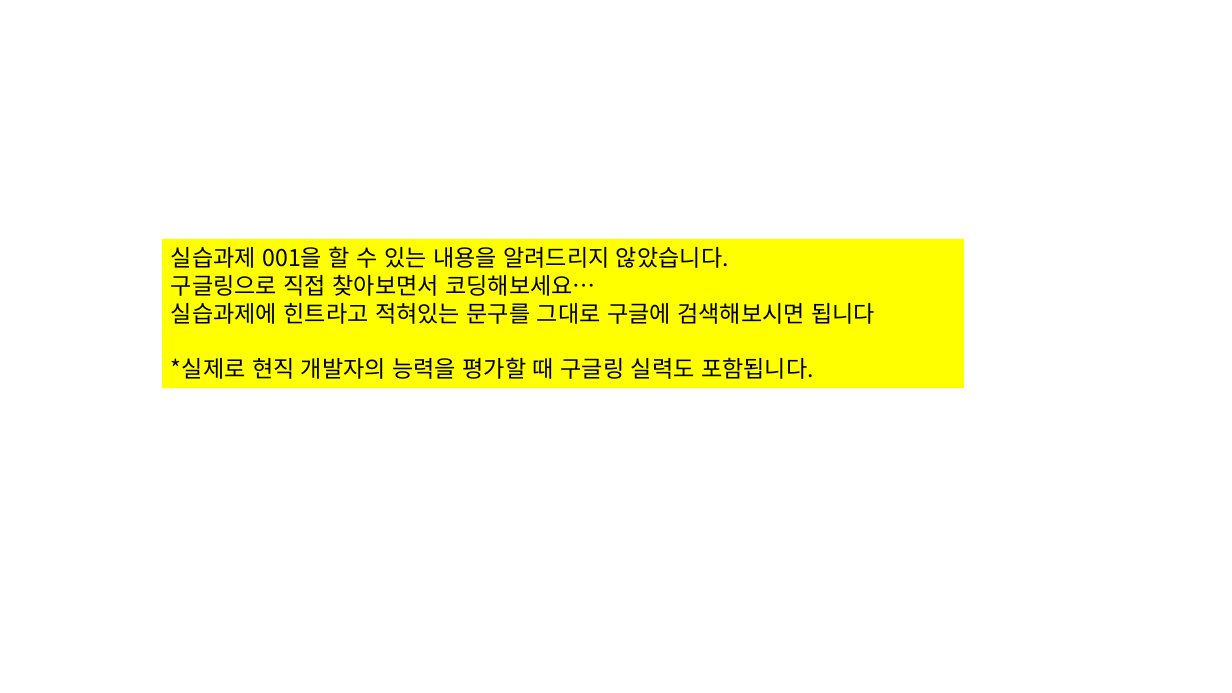
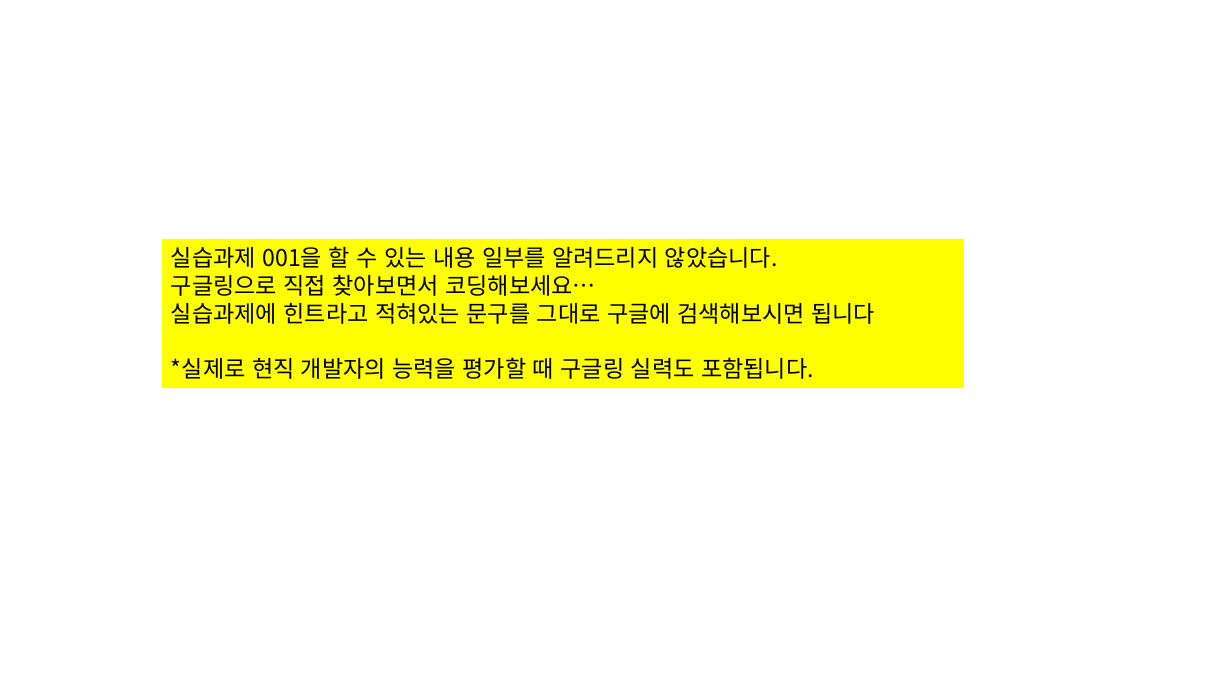
Before and after one commit to agohdasol/honors, a slide deck: slide 11 of 자습용 매뉴얼 200512.pptx (slide 10 before the commit). Drawn at 1232x693 pixels with LibreOffice and Linux fonts; fonts in the diff are those of the drawing. Boxes give left, top, right and bottom in pixels: in the first picture for what was removed or moved away, otherwise in the second. Text is boxed around its words. In the diff, an @@ line names an element or a change of style, - is before the commit and + after.

```diff
--- a/자습용 매뉴얼 200512.pptx
+++ b/자습용 매뉴얼 200512.pptx
@@ text in rectangle at (x1=171, y1=246, x2=778, y2=268): text changed @@
-실습과제 001을 할 수 있는 내용을 알려드리지 않았습니다.
+실습과제 001을 할 수 있는 내용 일부를 알려드리지 않았습니다.
```
Also in this commit, not shown: 2 slides added.
